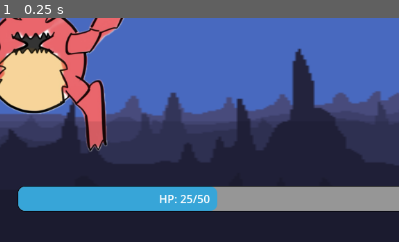
Above: before the commit, frame 1.
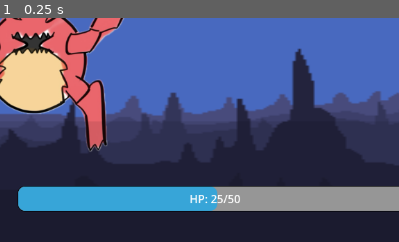
Above: after the commit, the same moment.

Repository: trailee/CrabCampfire
Game: Godot game, scene res://src/battle.tscn
Two runs of this game, one before a commit and one after it. Both use one fixed random seed, a clock stepped at 60 frames per second and the inputs below.
Inputs:
- Up to frame 1 (0.25 s): no input
The pictures show only the part of the screen within x 46-96%, y 50-100%; the shares and areas given below are measured in that part.

The runs differ from the first frame. In frame 1, 0.4% of the frame differs, in the area x 40-61%, y 79-83%.
Error after the commit: Invalid access to property or key 'health' on a base object of type 'Nil'. (res://src/battle.gd:12)

Commit message:
Healthbar

Diff:
--- a/crab-game/src/Dragon.tres
+++ b/crab-game/src/Dragon.tres
@@ -1,3 +1,10 @@
 [gd_resource type="Resource" format=3 uid="uid://854d0dufabr0"]
 
+[ext_resource type="Script" uid="uid://c68cjwyhpqa5b" path="res://src/BaseEnemy.gd" id="1_1ulg1"]
+[ext_resource type="Texture2D" uid="uid://b8o0dbilhsjn" path="res://assets/IMG_0051 (1).png" id="2_paby4"]
+
 [resource]
+script = ExtResource("1_1ulg1")
+texture = ExtResource("2_paby4")
+health = 45
+damage = 15
--- a/crab-game/src/battle.gd
+++ b/crab-game/src/battle.gd
@@ -8,14 +8,9 @@
 var current_enemy_health = 0
 var is_defending = false
 
-
 func _ready():
-	if not enemy:
-		push_error("Enemy resource not assigned!")
-		return
-
 	set_health($EnemyContainer/ProgressBar, enemy.health, enemy.health)
-	set_health($PlayerPanel/PlayerData/ProgressBar, State.current_health, State.max_health)
+	set_health($"Player Panel/PlayerData/ProgressBar", State.current_health, State.max_health)
 	$EnemyContainer/Enemy.texture = enemy.texture
 
 	current_player_health = State.current_health
@@ -24,7 +19,7 @@
 	$Textbox.hide()
 	$ActionsPanel.hide()
 
-	display_text("You wandered into a cave all alone, somehow stumbling into a crab.")
+	display_text("A wild %s appears!" % enemy.name.to_upper())
 	await textbox_closed
 	$ActionsPanel.show()
 
@@ -66,6 +61,12 @@
 		await textbox_closed
 	$ActionsPanel.show()
 
+func _on_Run_pressed():
+	display_text("Got away safely!")
+	await textbox_closed
+	await get_tree().create_timer(0.25).timeout
+	get_tree().quit()
+
 func _on_Attack_pressed():
 	display_text("You swing your piercing sword!")
 	await textbox_closed
--- a/crab-game/src/battle.tscn
+++ b/crab-game/src/battle.tscn
@@ -1,6 +1,7 @@
 [gd_scene format=3 uid="uid://rhssa8tpt0tp"]
 
 [ext_resource type="Script" uid="uid://d2yxqef7lcxt0" path="res://src/battle.gd" id="1_fluly"]
+[ext_resource type="Resource" uid="uid://854d0dufabr0" path="res://src/Dragon.tres" id="2_rr1fq"]
 [ext_resource type="Texture2D" uid="uid://d1lnbwip54fyx" path="res://assets/caveRemasteredV7.png" id="2_sb4ph"]
 [ext_resource type="Texture2D" uid="uid://b8o0dbilhsjn" path="res://assets/IMG_0051 (1).png" id="3_rr1fq"]
 
@@ -56,6 +57,7 @@
 grow_horizontal = 2
 grow_vertical = 2
 script = ExtResource("1_fluly")
+enemy = ExtResource("2_rr1fq")
 
 [node name="BgBackground" type="TextureRect" parent="." unique_id=821247001]
 layout_mode = 0
@@ -148,7 +150,7 @@
 anchors_preset = 15
 anchor_right = 1.0
 anchor_bottom = 1.0
-offset_right = -94.0
+offset_right = -5.0
 grow_horizontal = 2
 grow_vertical = 2
 text = "HP: 25/50"
